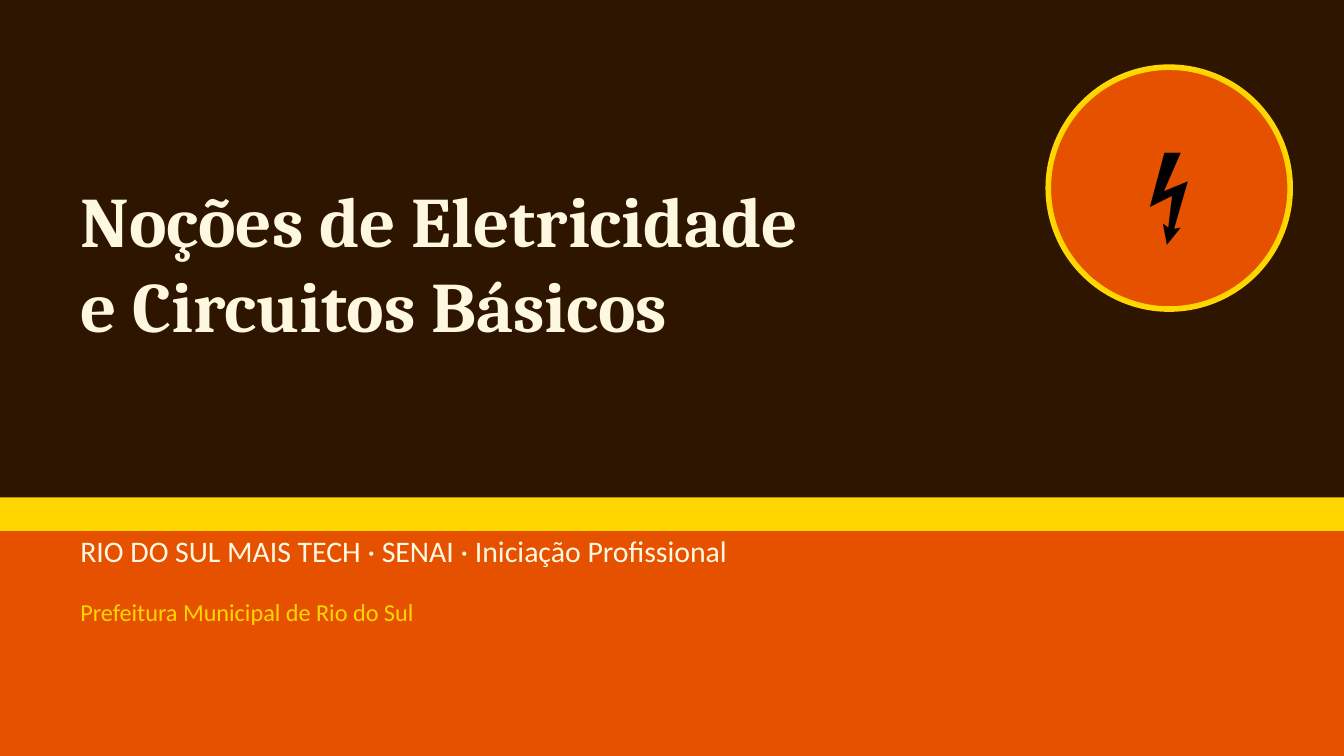
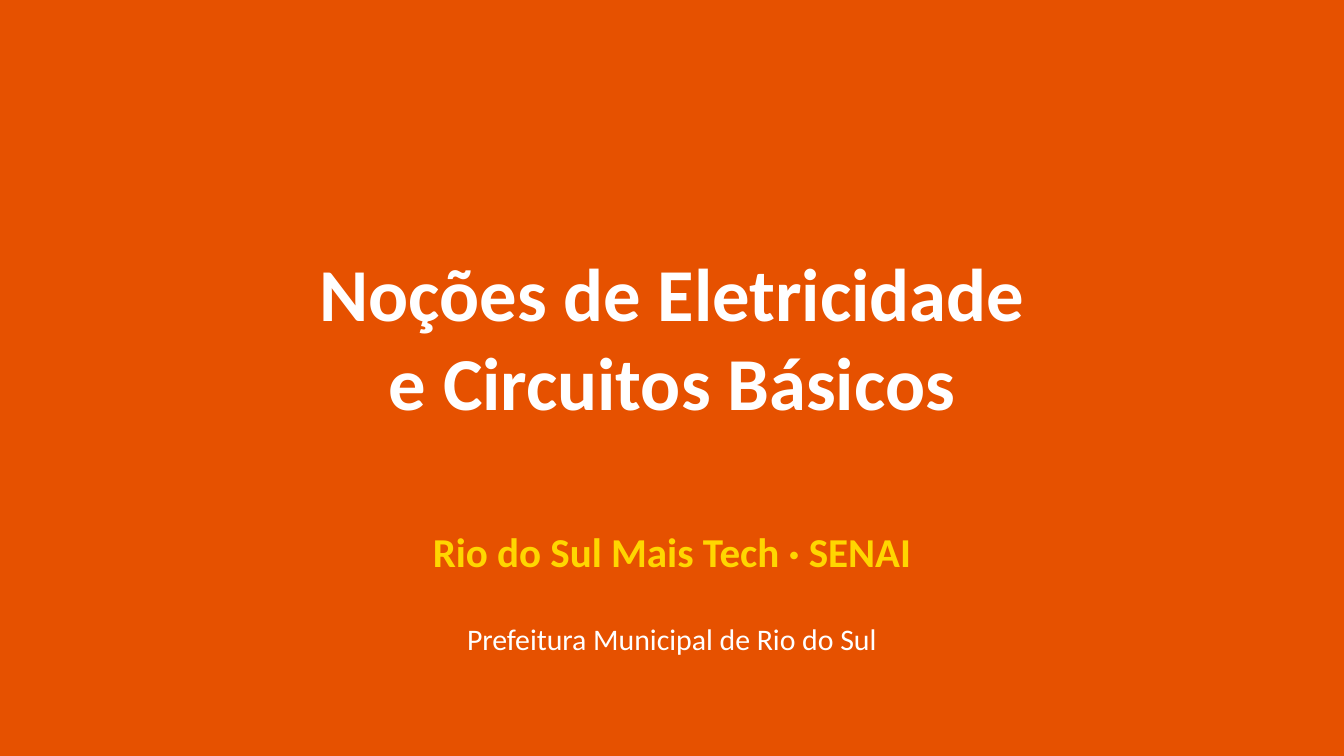
Before and after one commit to Gelvazio/professor-senai, a slide deck: slide 1 of sistema/FICHA-PRODUTO-MAIS-TECH/NocoesEletricidadeCircuitosBasicos/Slides_Nocoes_Eletricidade_Circuitos_Basicos.pptx. Drawn at 1344x756 pixels with LibreOffice and Linux fonts; fonts in the diff are those of the drawing. Boxes give left, top, right and bottom in pixels: in the first picture for what was removed or moved away, otherwise in the second. Text is boxed around its words. In the diff, an @@ line names an element or a change of style, - is before the commit and + after.

Commit message:
feat(uc3): expandir slides com conteudo completo da UC Nocoes de Eletricidade

```diff
--- a/sistema/FICHA-PRODUTO-MAIS-TECH/NocoesEletricidadeCircuitosBasicos/Slides_Nocoes_Eletricidade_Circuitos_Basicos.pptx
+++ b/sistema/FICHA-PRODUTO-MAIS-TECH/NocoesEletricidadeCircuitosBasicos/Slides_Nocoes_Eletricidade_Circuitos_Basicos.pptx
@@ background #FFFFFF to #E65100 @@
@@ rectangle removed at (0, 0, 1344, 755) @@
@@ ellipse removed at (1048, 67, 1290, 309) @@
@@ text removed at (1048, 67, 1290, 309) @@
-⚡
@@ text "Noções de Eletricidade": place and size @@
-text "Noções de Eletricidade" at (80, 197, 798, 333)
+text "Noções de Eletricidade" at (319, 268, 1024, 411)
@@ text "Noções de Eletricidade" at (319, 268, 1024, 411): size 38 to 40 pt, font Cambria to Calibri, text colour #FFF8E1 to #FFFFFF; alignment left to centre @@
@@ rectangle removed at (0, 497, 1344, 531) @@
@@ rectangle removed at (0, 511, 1344, 755) @@
@@ text at (433, 538, 911, 567): text changed; size 16 to 22 pt; text colour #FFF8E1 to #FFD600; bold on @@
-RIO DO SUL MAIS TECH · SENAI · Iniciação Profissional
+Rio do Sul Mais Tech · SENAI
@@ text "Prefeitura Municipal de Rio do ...": place and size @@
-text "Prefeitura Municipal de Rio do ..." at (80, 604, 413, 625)
+text "Prefeitura Municipal de Rio do ..." at (467, 629, 876, 655)
@@ text "Prefeitura Municipal de Rio do ..." at (467, 629, 876, 655): size 13 to 16 pt, text colour #FFD600 to #FFFFFF; alignment left to centre @@
```
Also in this commit, not shown: 8 other slides changed, 22 slides added, 6 slides removed, 1 other file.
